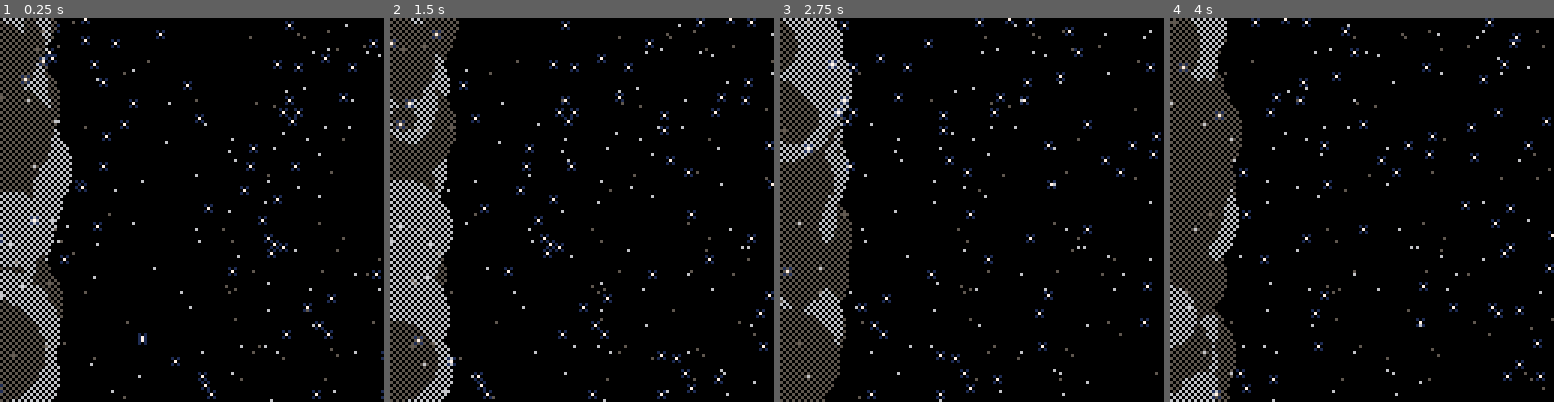
Above: before the commit, frames 1-4 (left to right).
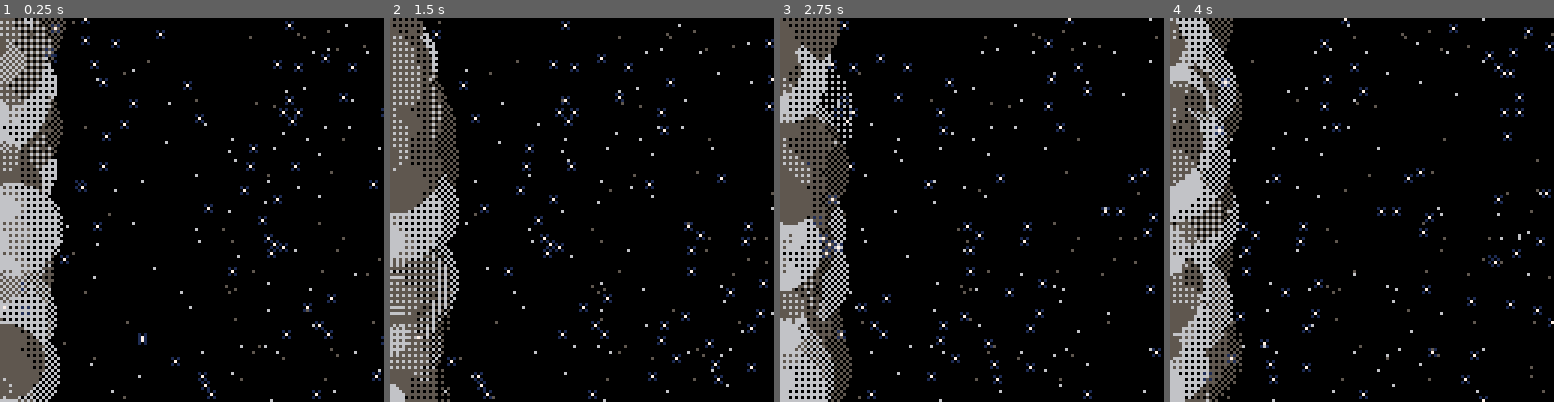
Above: after the commit, the same moments.

Repository: Niarkou/Playground
Game: PICO-8 cartridge Tests/starfield.p8
Two runs of this game, one before a commit and one after it. Both use one fixed random seed, a clock stepped at 60 frames per second and the inputs below.
Inputs:
- Up to frame 1 (0.25 s): no input
- Up to frame 2 (1.5 s): no input
- Up to frame 3 (2.75 s): no input
- Up to frame 4 (4 s): no input

The runs differ from the first frame. In frame 1, 13% of the frame differs, in the area x 0-100%, y 0-100%; in frame 2, 14%; in frame 3, 17%; in frame 4, 18%.

Commit message:
smoke improved

Diff:
--- a/Tests/starfield.p8
+++ b/Tests/starfield.p8
@@ -42,7 +42,7 @@
 
   foreach(smoke, function(circle)
     if circle.r < 20 then
-      circle.r += 0.1
+      circle.r += 0.5
     elseif circle.r >= 20 then
       circle.x = crnd(-5, 5)
       circle.y = crnd(0, 128)
@@ -75,8 +75,9 @@
     end end)
 
   foreach(smoke, function(circle)
-    fillp(0xa5a5.8)
-    circfill(circle.x, circle.y, circle.r, circle.col)
-    fillp()
-  end)
+    local p={0x0, 0x0, 0x5050, 0x5050, 0x5a5a, 0xfafa}
+      fillp(p[flr(circle.r * (#p - 1) / 20) + 1] + 0x.8)
+      circfill(circle.x, circle.y, circle.r, circle.col)
+      fillp()
+    end)
 end
